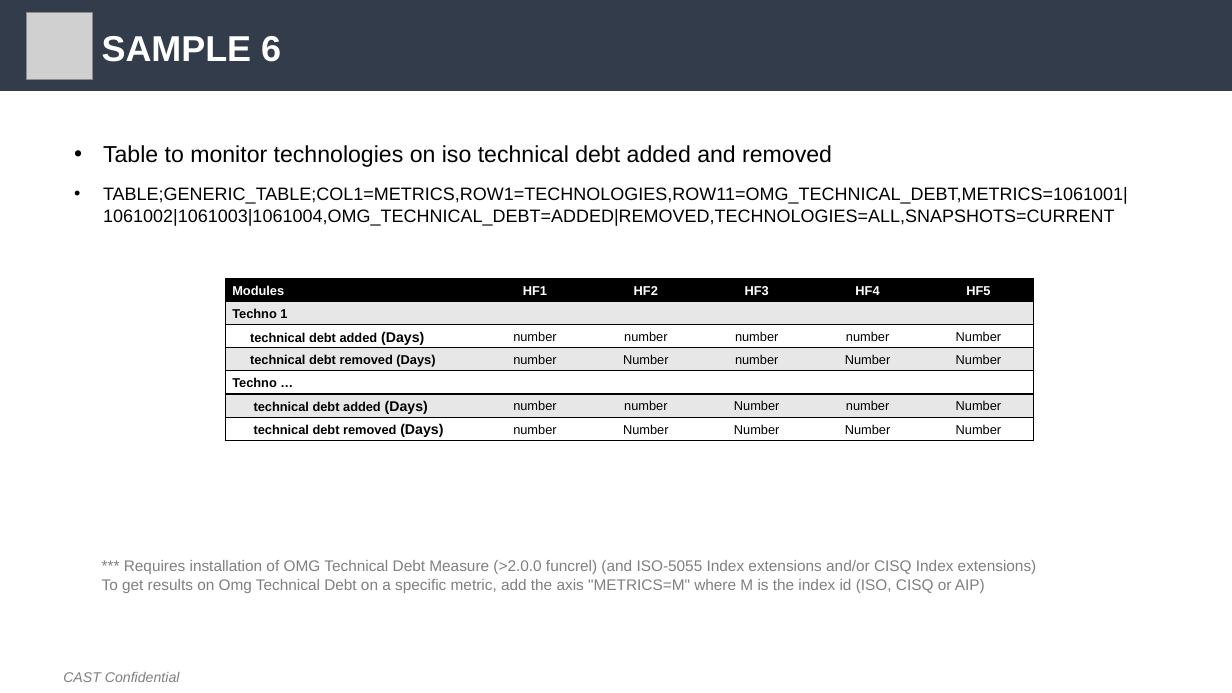
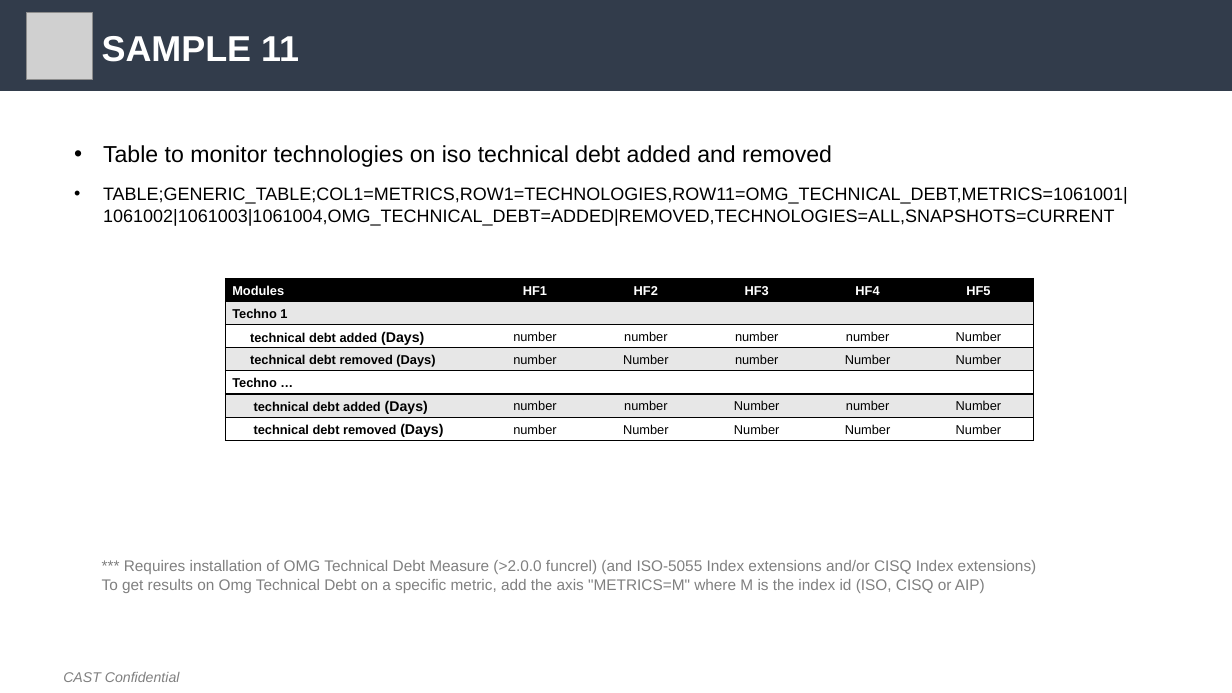
Before and after one commit to CAST-projects/CAST-ReportGenerator, a slide deck: slide 14 of CastReporting.Reporting.Core/Templates/Application/Component library/Generic Table Definition.pptx. Drawn at 1232x693 pixels with LibreOffice and Linux fonts; fonts in the diff are those of the drawing; grey boxes stand for pictures; background and template pictures are left out. Boxes give left, top, right and bottom in pixels: in the first picture for what was removed or moved away, otherwise in the second. Text is boxed around its words. In the diff, an @@ line names an element or a change of style, - is before the commit and + after.

```diff
--- a/CastReporting.Reporting.Core/Templates/Application/Component library/Generic Table Definition.pptx
+++ b/CastReporting.Reporting.Core/Templates/Application/Component library/Generic Table Definition.pptx
@@ title at [102, 36, 299, 62]: text changed @@
-SAMPLE 6
+SAMPLE 11
```
Also in this commit, not shown: 5 other files.
